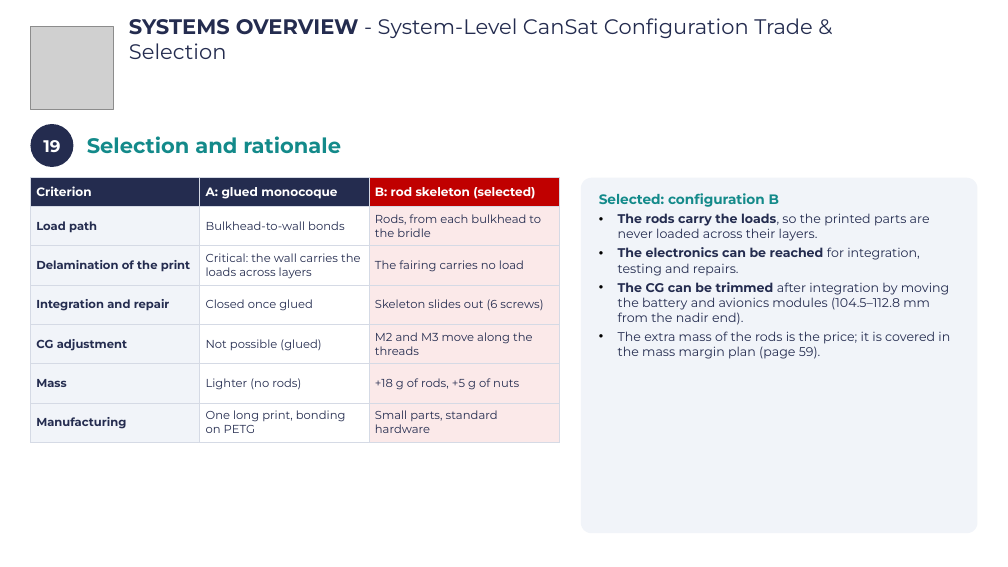
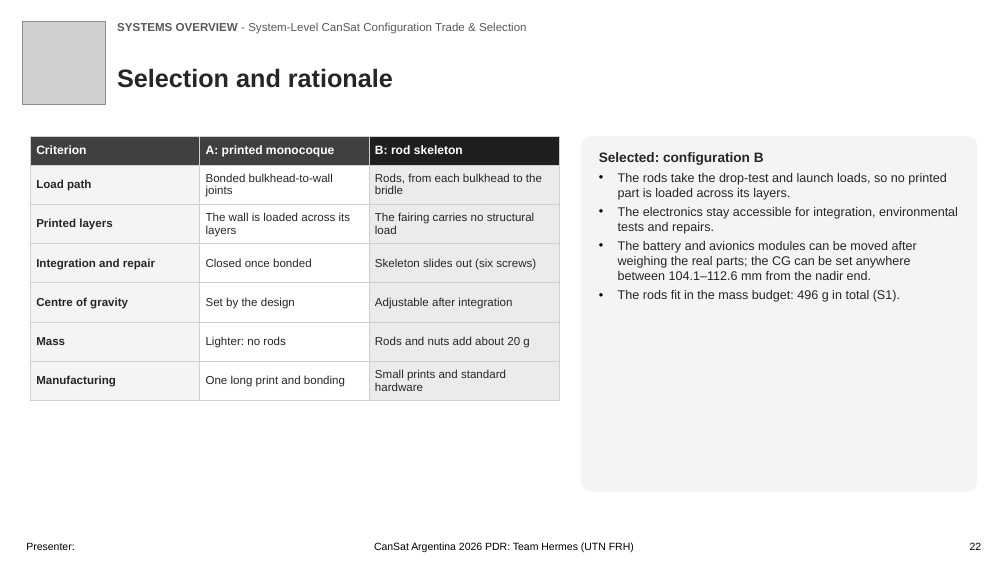
Before and after one commit to Caetano18/proyecto, a slide deck: slide 22 of cansat_pdr/laminas_plantilla/CanSat_PDR_Hermes_completo.pptx. Drawn at 1008x567 pixels with LibreOffice and Linux fonts; fonts in the diff are those of the drawing; grey boxes stand for pictures; background and template pictures are left out. Boxes give left, top, right and bottom in pixels: in the first picture for what was removed or moved away, otherwise in the second. Text is boxed around its words. In the diff, an @@ line names an element or a change of style, - is before the commit and + after.

```diff
--- a/cansat_pdr/laminas_plantilla/CanSat_PDR_Hermes_completo.pptx
+++ b/cansat_pdr/laminas_plantilla/CanSat_PDR_Hermes_completo.pptx
@@ picture: place and size @@
-picture at [30, 26, 113, 109]
+picture at [23, 21, 106, 104]
@@ text "SYSTEMS OVERVIEW - System-Level CanSat ...": place and size @@
-text "SYSTEMS OVERVIEW - System-Level CanSat ..." at [129, 18, 813, 59]
+text "SYSTEMS OVERVIEW - System-Level CanSat ..." at [117, 22, 527, 34]
@@ text "SYSTEMS OVERVIEW - System-Level CanSat ..." at [117, 22, 527, 34]: size 20 to 11 pt, font Montserrat to Arial, text colour #242C4F to #595959 @@
@@ text "Selection and rationale": place and size @@
-text "Selection and rationale" at [87, 136, 341, 154]
+text "Selection and rationale" at [117, 68, 393, 88]
@@ text "Selection and rationale" at [117, 68, 393, 88]: size 20 to 24 pt, font Montserrat to Arial, text colour #138A8A to #262626 @@
@@ table at [30, 136, 560, 401] @@
-row 1, column 2: A: glued monocoque
+row 1, column 2: A: printed monocoque
-row 1, column 3: B: rod skeleton (selected)
+row 1, column 3: B: rod skeleton
-row 2, column 2: Bulkhead-to-wall bonds
+row 2, column 2: Bonded bulkhead-to-wall joints
-row 3: Delamination of the print | Critical: the wall carries the loads across layers | The fairing carries no load
+row 3: Printed layers | The wall is loaded across its layers | The fairing carries no structural load
-row 4, column 2: Closed once glued
+row 4, column 2: Closed once bonded
-row 4, column 3: Skeleton slides out (6 screws)
+row 4, column 3: Skeleton slides out (six screws)
-row 5: CG adjustment | Not possible (glued) | M2 and M3 move along the threads
+row 5: Centre of gravity | Set by the design | Adjustable after integration
-row 6, column 2: Lighter (no rods)
+row 6, column 2: Lighter: no rods
-row 6, column 3: +18 g of rods, +5 g of nuts
+row 6, column 3: Rods and nuts add about 20 g
-row 7, column 2: One long print, bonding on PETG
+row 7, column 2: One long print and bonding
-row 7, column 3: Small parts, standard hardware
+row 7, column 3: Small prints and standard hardware
@@ fill #242C4F to #404040 in 2 cells @@
@@ fill #C00000 to #1F1F1F in row 1, column 3 @@
@@ fill #F1F4F9 to #F4F4F4 in 6 cells @@
@@ fill #FBE9E9 to #EBEBEB in 6 cells @@
@@ font Montserrat to Arial in "Criterion", "Load path", "Rods, from each bulkhead to the bridle", "Integration and repair" and 2 more places @@
@@ text colour #242C4F to #262626 in "Load path", "Rods, from each bulkhead to the bridle", "Integration and repair", "Mass" and 1 more places @@
@@ borders changed @@
@@ table: place and size @@
-table at [30, 178, 560, 442]
+table at [30, 136, 560, 401]
@@ ellipse removed at [30, 124, 73, 167] @@
-19
@@ rounded rectangle "Selected: configuration B": place and size @@
-rounded rectangle "Selected: configuration B" at [581, 178, 978, 533]
+rounded rectangle "Selected: configuration B" at [581, 136, 978, 492]
@@ rounded rectangle "Selected: configuration B" at [581, 136, 978, 492]: fill #F1F4F9 to #F4F4F4 @@
@@ text in rounded rectangle at [599, 152, 764, 165]: font Montserrat to Arial, text colour #138A8A to #262626 in "Selected: configuration B" @@
@@ text in rounded rectangle at [618, 173, 958, 302]: text changed; font Montserrat to Arial; text colour #242C4F to #262626 @@
-• The rods carry the loads, so the printed parts are never loaded across their layers.
-• The electronics can be reached for integration, testing and repairs.
-• The CG can be trimmed after integration by moving the battery and avionics modules (104.5–112.8 mm from the nadir end).
-• The extra mass of the rods is the price; it is covered in the mass margin plan (page 59).
+• The rods take the drop-test and launch loads, so no printed part is loaded across its layers.
+• The electronics stay accessible for integration, environmental tests and repairs.
+• The battery and avionics modules can be moved after weighing the real parts; the CG can be set anywhere between 104.1–112.6 mm from the nadir end.
+• The rods fit in the mass budget: 496 g in total (S1).
@@ text added at [26, 542, 74, 550], 10 pt, text #000000 @@
+Presenter:
@@ text added at [374, 542, 634, 552], 10 pt, text #000000 @@
+CanSat Argentina 2026 PDR: Team Hermes (UTN FRH)
@@ text added at [970, 542, 982, 550], 10 pt, text #000000 @@
+22
```
Also in this commit, not shown: 105 other slides changed, 42 other files.
